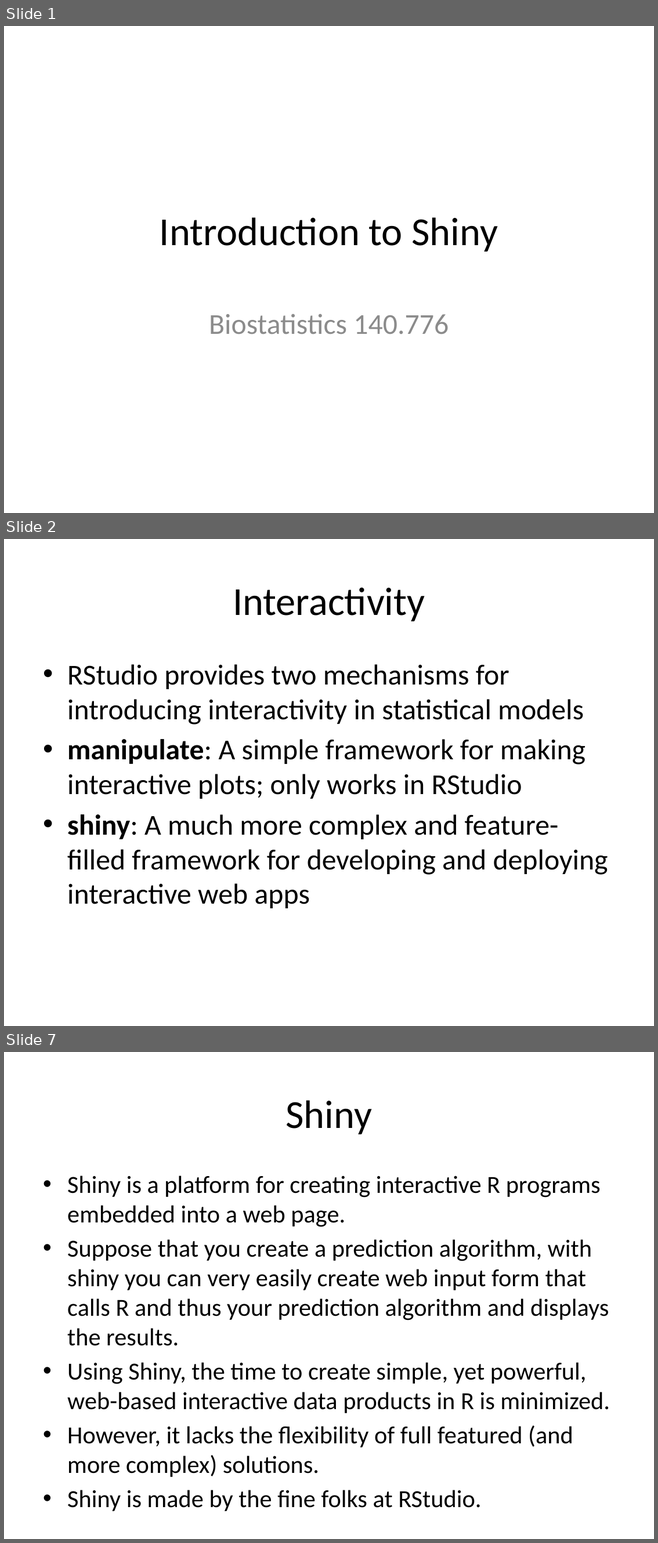
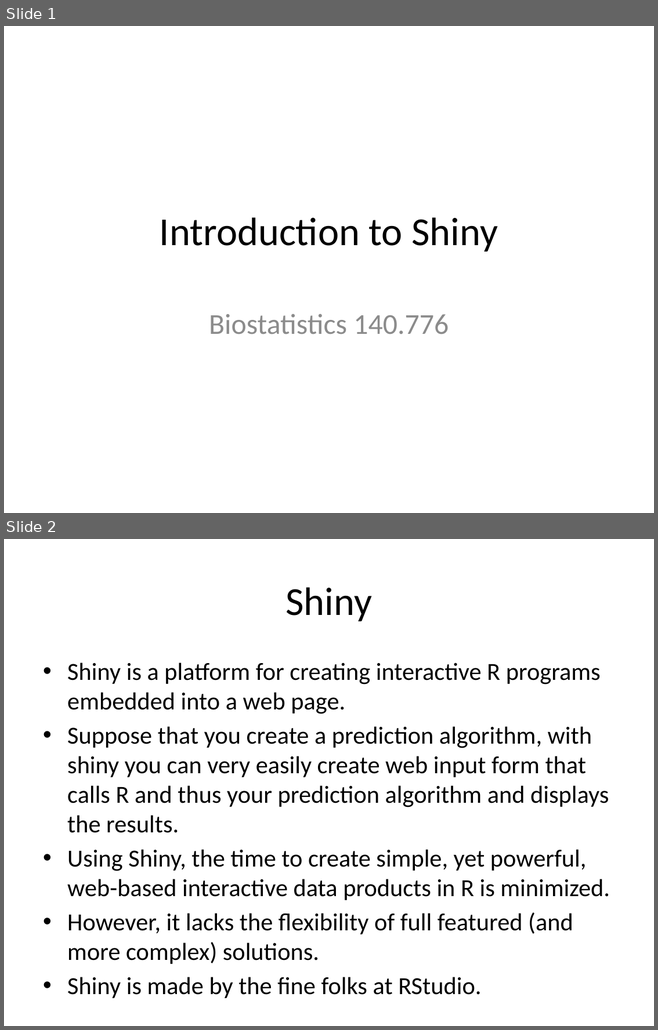
Before and after one commit to Max201510/Biostat776, a slide deck: notes/shiny.pptx. Shown one above the other, each under a label of ours: slides 1, 2 and 7 before the commit, slides 1 and 2 after it; the slides between them are not shown. The pictures are 658x1543 and 658x1030 pixels, drawn with LibreOffice and Linux fonts; fonts in the diff are those of the drawing. Boxes give left, top, right and bottom in pixels: in the first picture for what was removed or moved away, otherwise in the second. Text is boxed around its words. In the diff, an @@ line names an element or a change of style, - is before the commit and + after.

Commit message:
Shiny lecture

```diff
--- a/notes/shiny.pptx
+++ b/notes/shiny.pptx
@@ slide 2 removed at (x1=4, y1=539, x2=654, y2=1026), background #FFFFFF @@
@@ title removed at (x1=233, y1=587, x2=424, y2=621) @@
-Interactivity
@@ text removed at (x1=67, y1=664, x2=608, y2=908) @@
-• RStudio provides two mechanisms for introducing interactivity in statistical models
-• manipulate: A simple framework for making interactive plots; only works in RStudio
-• shiny: A much more complex and feature-filled framework for developing and deploying interactive web apps
@@ what was slide 7 is now slide 2 @@
```
Also in this commit, not shown: 2 slides changed, 4 other slides removed, 2 other files.
